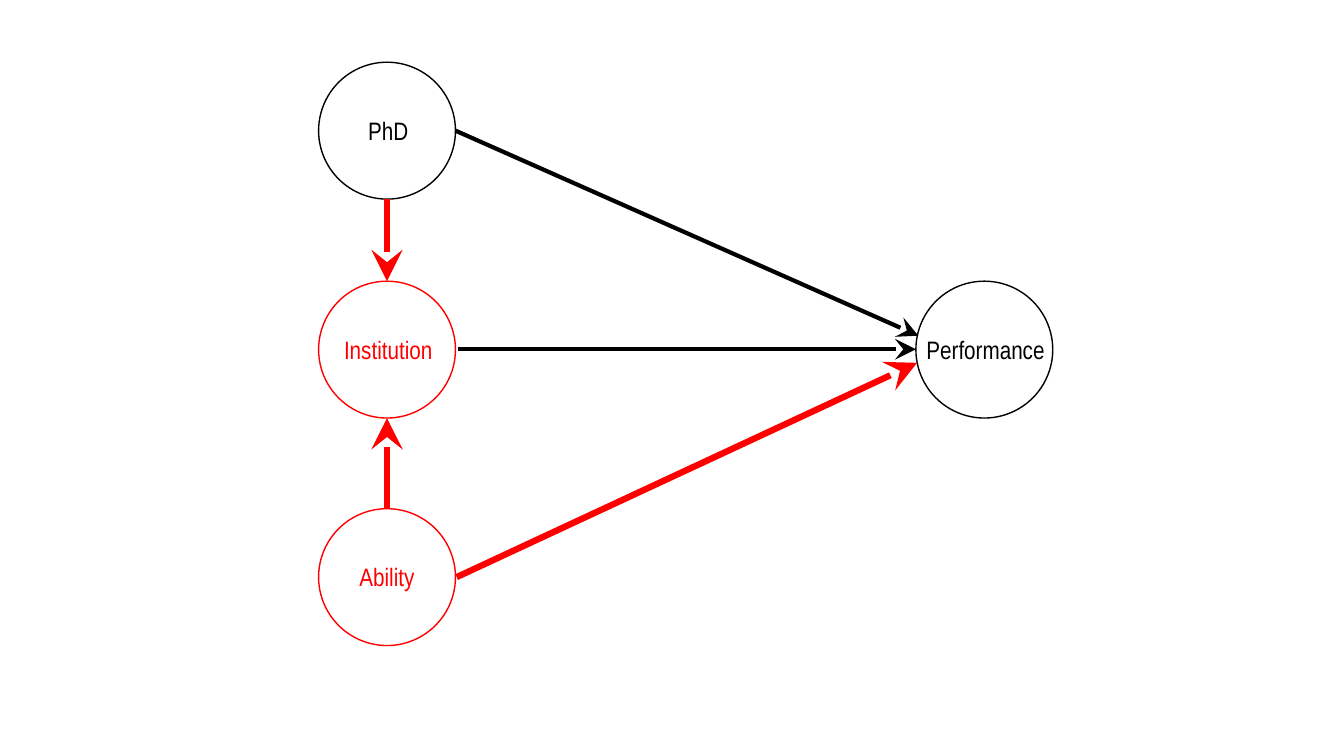
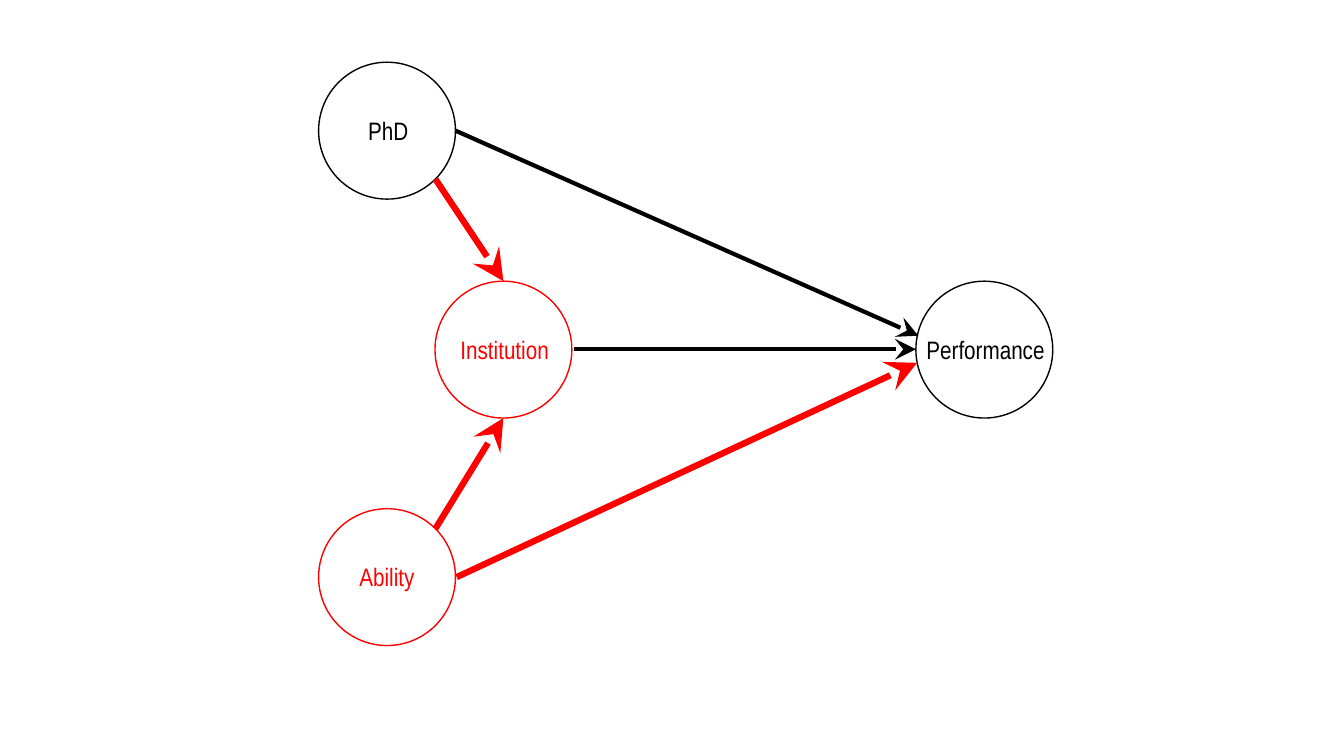
Before and after one commit to itamarcaspi/forecaster-performance-discussion, a slide deck: slide 4 of figs/dags.pptx. Drawn at 1344x756 pixels with LibreOffice and Linux fonts; fonts in the diff are those of the drawing. Boxes give left, top, right and bottom in pixels: in the first picture for what was removed or moved away, otherwise in the second. Text is boxed around its words. In the diff, an @@ line names an element or a change of style, - is before the commit and + after.

```diff
--- a/figs/dags.pptx
+++ b/figs/dags.pptx
@@ arrow moved from (387, 200) - (387, 281) to (436, 179) - (503, 281) @@
@@ ellipse: place and size @@
-ellipse at (319, 281, 456, 418)
+ellipse at (436, 281, 573, 418)
@@ text "Institution": place and size @@
-text "Institution" at (344, 340, 432, 360)
+text "Institution" at (460, 340, 548, 360)
@@ arrow moved from (458, 350) - (917, 350) to (575, 350) - (917, 350) @@
@@ arrow moved from (387, 509) - (387, 418) to (436, 529) - (503, 418) @@
```
Also in this commit, not shown: 7 other files.
